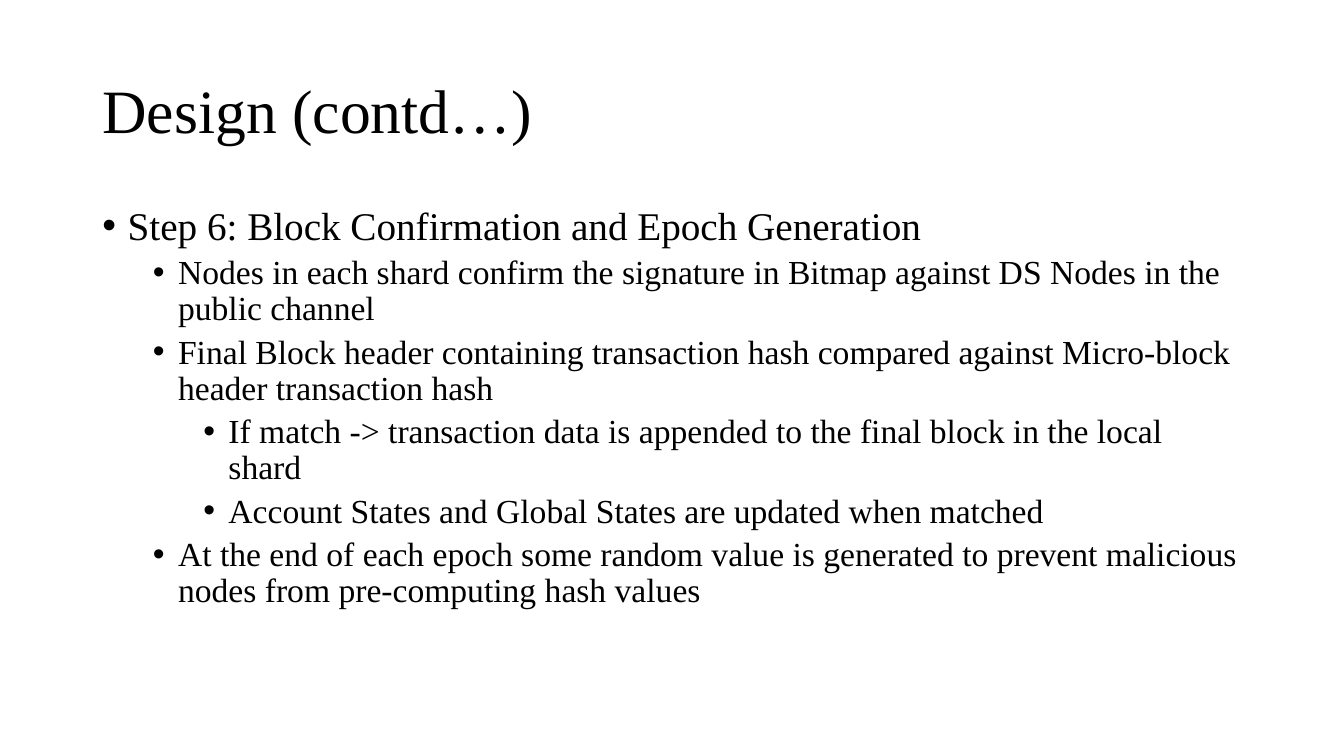
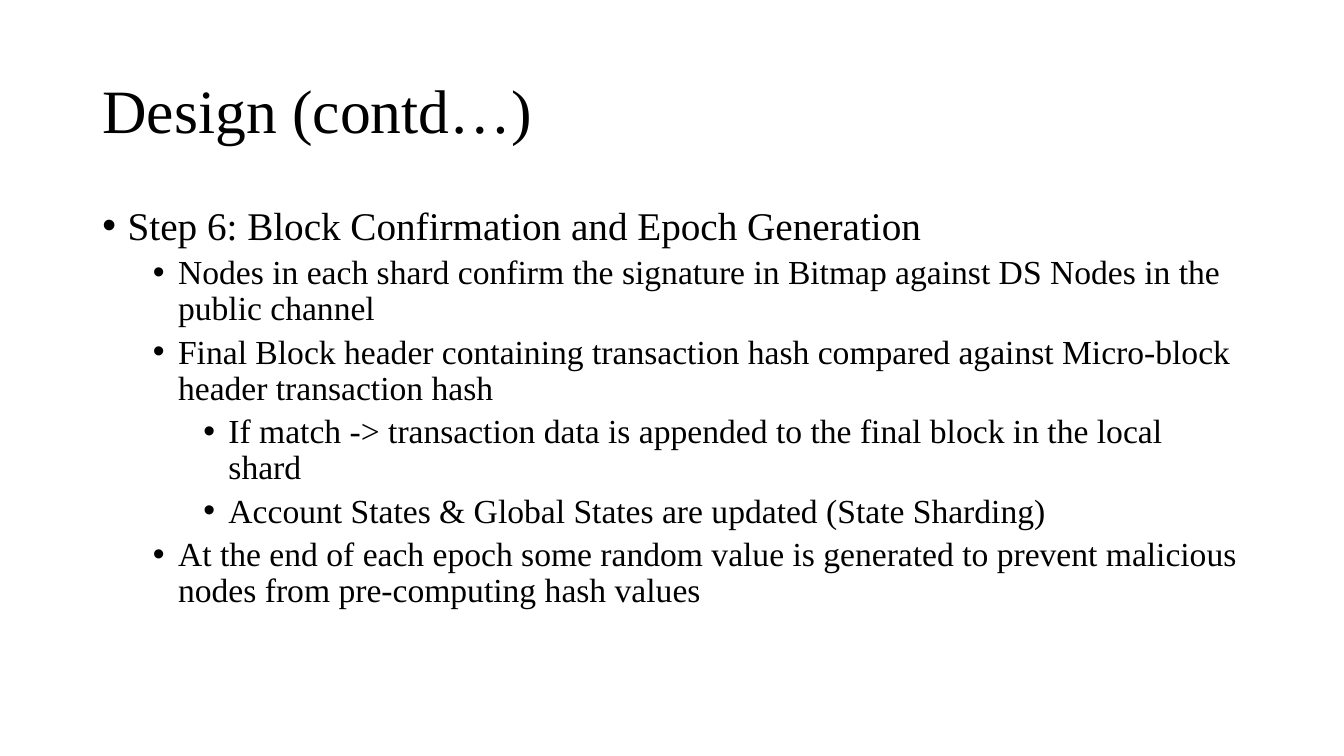
Before and after one commit to Tsajan/2018FallSemPOSTECH, a slide deck: slide 15 of CSED601 Dependable Computing/Sharding.pptx. Drawn at 1344x756 pixels with LibreOffice and Linux fonts; fonts in the diff are those of the drawing. Boxes give left, top, right and bottom in pixels: in the first picture for what was removed or moved away, otherwise in the second. Text is boxed around its words. In the diff, an @@ line names an element or a change of style, - is before the commit and + after.

```diff
--- a/CSED601 Dependable Computing/Sharding.pptx
+++ b/CSED601 Dependable Computing/Sharding.pptx
@@ text at (228, 499, 1045, 529): text changed @@
-    • Account States and Global States are updated when matched
+    • Account States & Global States are updated (State Sharding)
```
Also in this commit, not shown: 10 other slides changed, 6 slides added, 2 other files.
